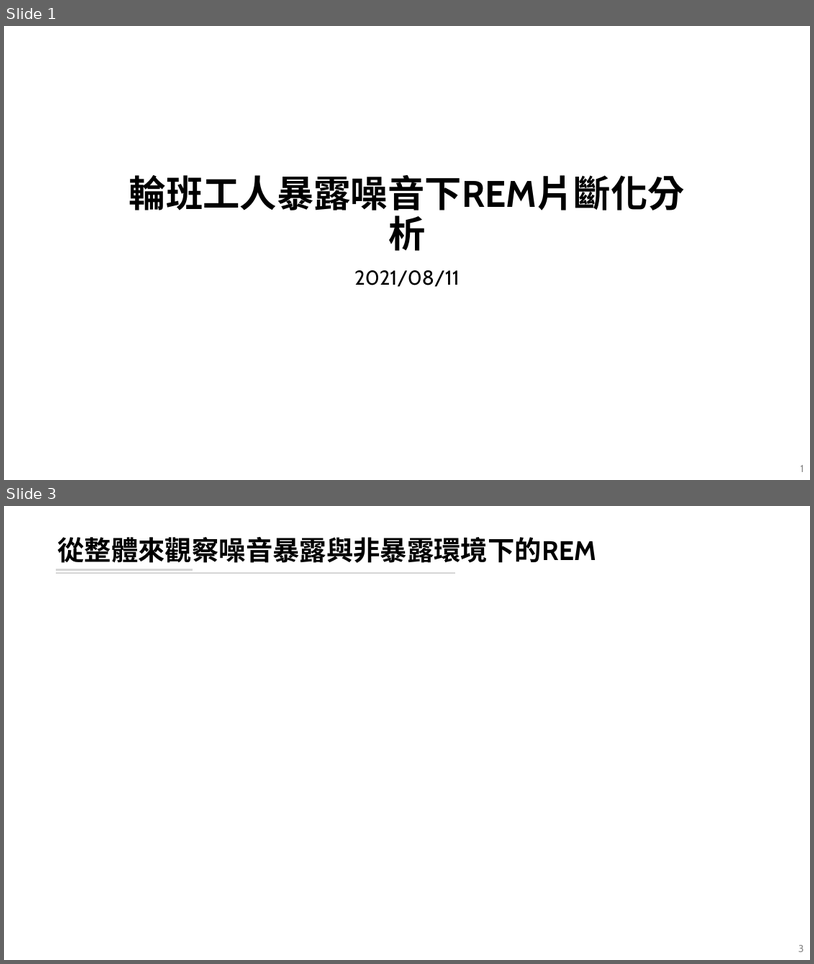
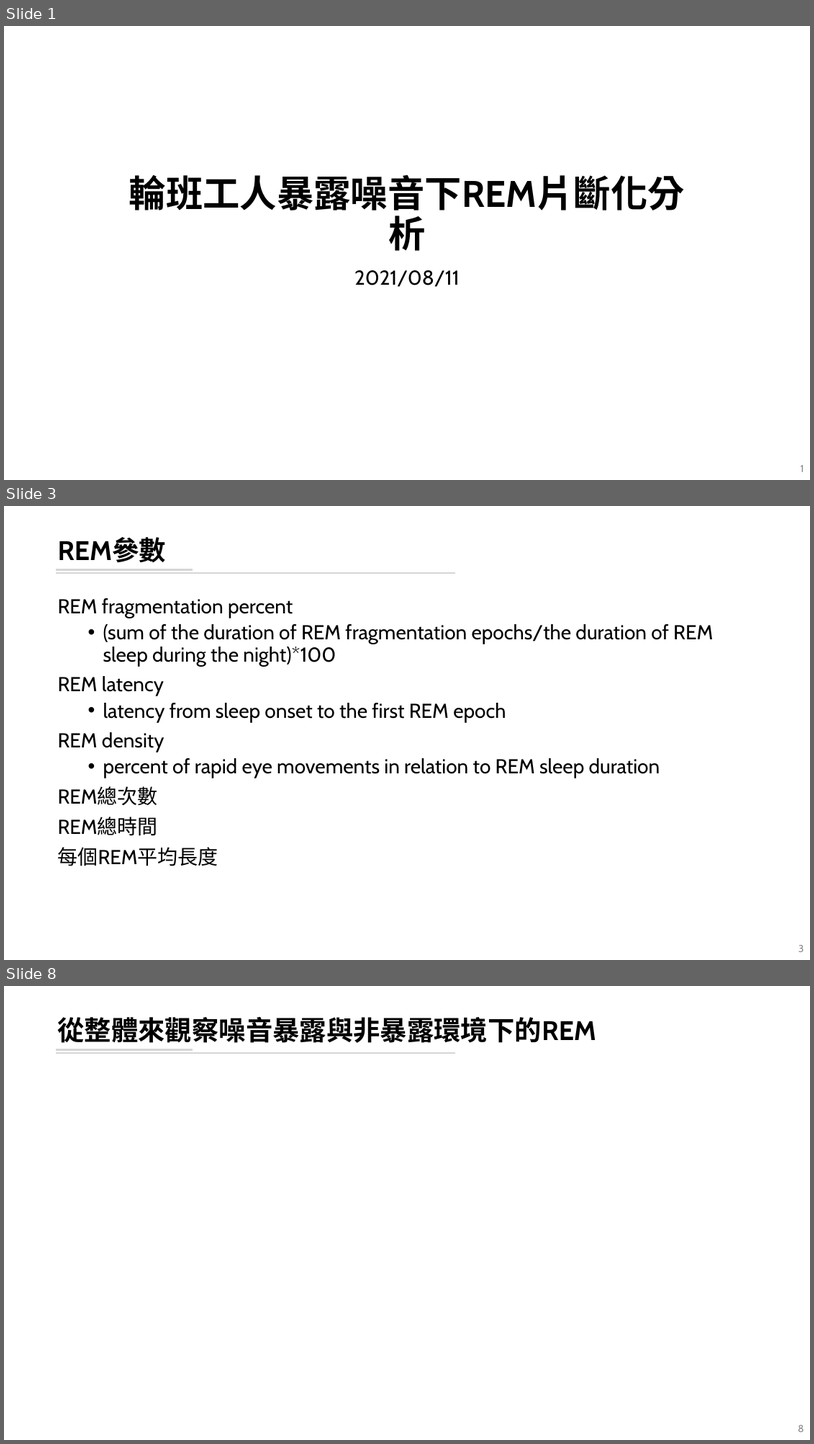
Before and after one commit to leooel97895750/REM_DataMining, a slide deck: 輪班工人暴露噪音下REM片斷化分析.pptx. Shown one above the other, each under a label of ours: slides 1 and 3 before the commit, slides 1, 3 and 8 after it; the slides between them are not shown. The pictures are 814x964 and 814x1444 pixels, drawn with LibreOffice and Linux fonts; fonts in the diff are those of the drawing; background and template pictures are left out. Boxes give left, top, right and bottom in pixels: in the first picture for what was removed or moved away, otherwise in the second. Text is boxed around its words. In the diff, an @@ line names an element or a change of style, - is before the commit and + after.

```diff
--- a/輪班工人暴露噪音下REM片斷化分析.pptx
+++ b/輪班工人暴露噪音下REM片斷化分析.pptx
@@ slide 3 added at box(4, 506, 810, 960), background #FFFFFF; not listed: 2 template elements that a slide beside it also shows @@
@@ title added at box(58, 537, 166, 563), 32 pt, text #000000, bold @@
+REM參數
@@ text added at box(58, 598, 713, 866), 24 pt, text #000000 @@
+REM fragmentation percent
+  • (sum of the duration of REM fragmentation epochs/the duration of REM sleep during the night)*100
+REM latency
+  • latency from sleep onset to the first REM epoch
+REM density
+  • percent of rapid eye movements in relation to REM sleep duration
+REM總次數
+REM總時間
+每個REM平均長度
@@ page number added at box(799, 944, 805, 952), 12 pt, text #8C8C8C @@
+3
@@ what was slide 3 is now slide 8 @@
@@ page number at box(798, 1424, 805, 1432): text changed @@
-3
+8
```
Also in this commit, not shown: 1 slide changed, 4 other slides added, 4 other files.
